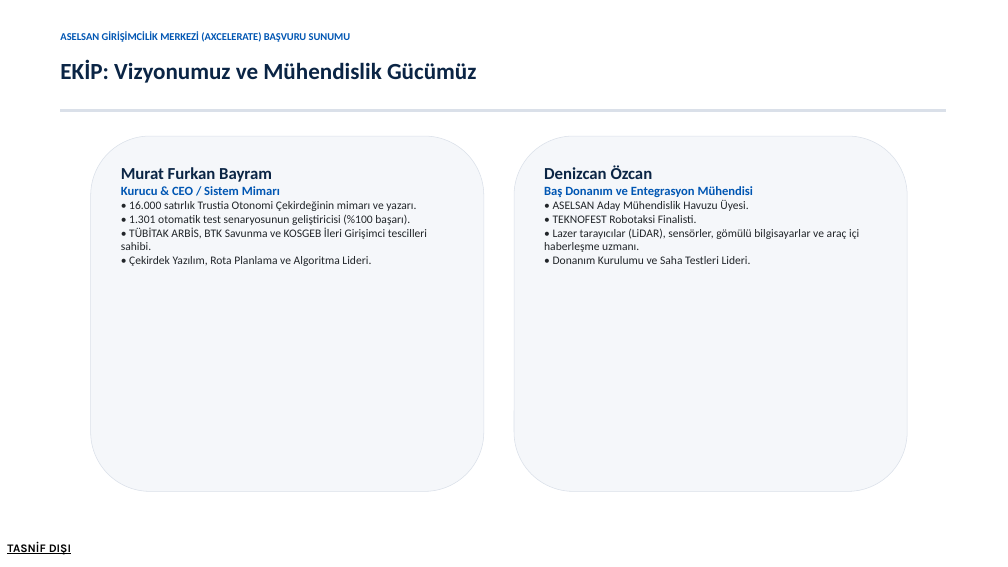
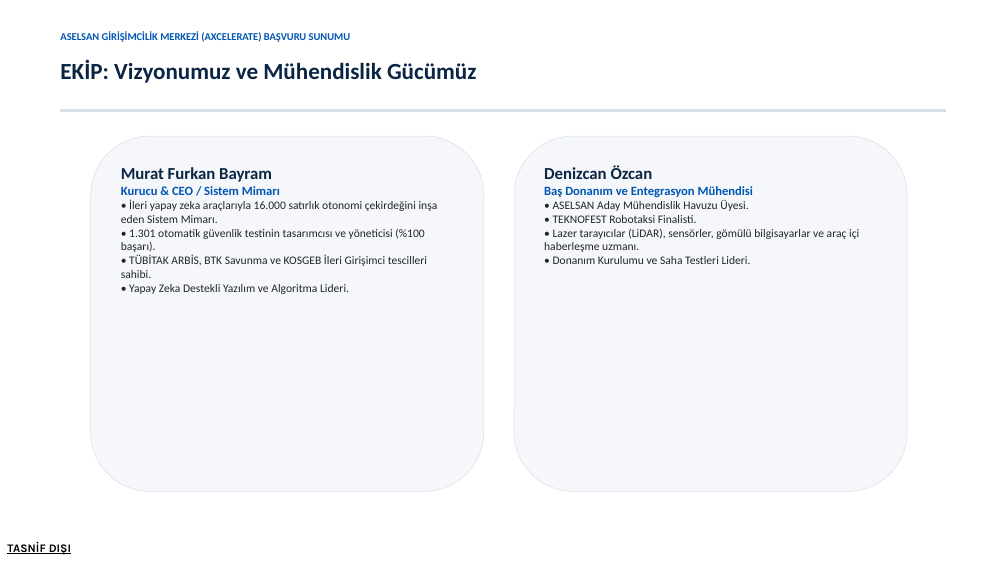
Before and after one commit to Trustia/Trustia, a slide deck: slide 11 of Kurumsal/Sunumlar/Trustia_ASELSAN_Girisim_Sunumu.pptx. Drawn at 1008x567 pixels with LibreOffice and Linux fonts; fonts in the diff are those of the drawing. Boxes give left, top, right and bottom in pixels: in the first picture for what was removed or moved away, otherwise in the second. Text is boxed around its words. In the diff, an @@ line names an element or a change of style, - is before the commit and + after.

Commit message:
Slide 11 yapay zeka destekli sistem mimarisi olarak guncellendi

```diff
--- a/Kurumsal/Sunumlar/Trustia_ASELSAN_Girisim_Sunumu.pptx
+++ b/Kurumsal/Sunumlar/Trustia_ASELSAN_Girisim_Sunumu.pptx
@@ text at [121,199,438,294]: text changed @@
-• 16.000 satırlık Trustia Otonomi Çekirdeğinin mimarı ve yazarı.
-• 1.301 otomatik test senaryosunun geliştiricisi (%100 başarı).
-• TÜBİTAK ARBİS, BTK Savunma ve KOSGEB İleri Girişimci tescilleri sahibi.
-• Çekirdek Yazılım, Rota Planlama ve Algoritma Lideri.
+• İleri yapay zeka araçlarıyla 16.000 satırlık otonomi çekirdeğini inşa eden Sistem Mimarı.
+• 1.301 otomatik güvenlik testinin tasarımcısı ve yöneticisi (%100 başarı).
+• TÜBİTAK ARBİS, BTK Savunma ve KOSGEB İleri Girişimci tescilleri sahibi.
+• Yapay Zeka Destekli Yazılım ve Algoritma Lideri.
```
Also in this commit, not shown: 3 other files.
